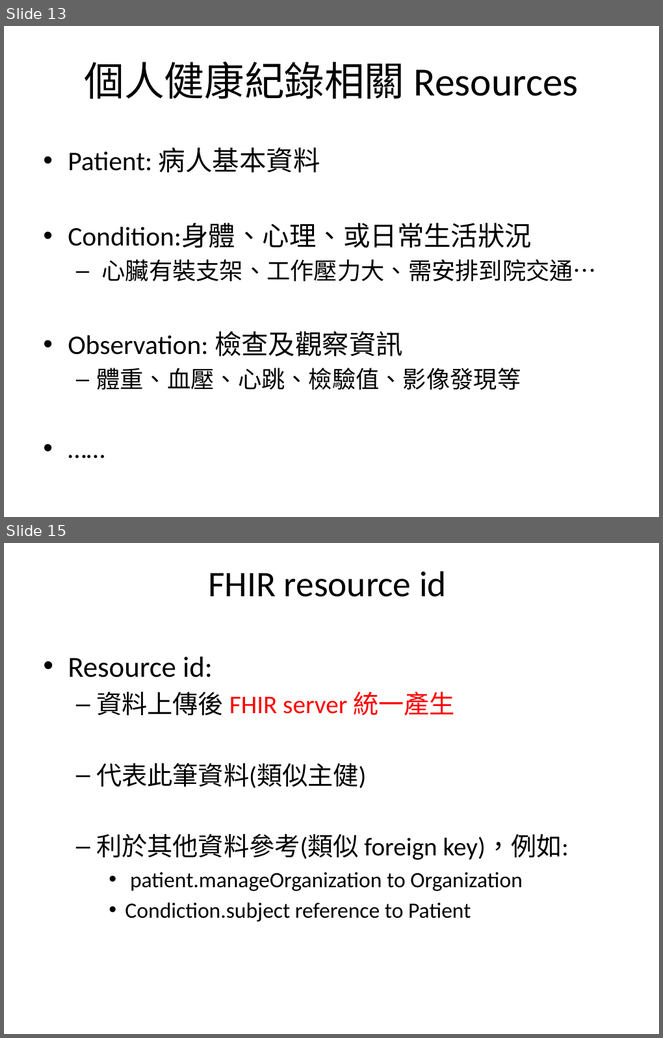
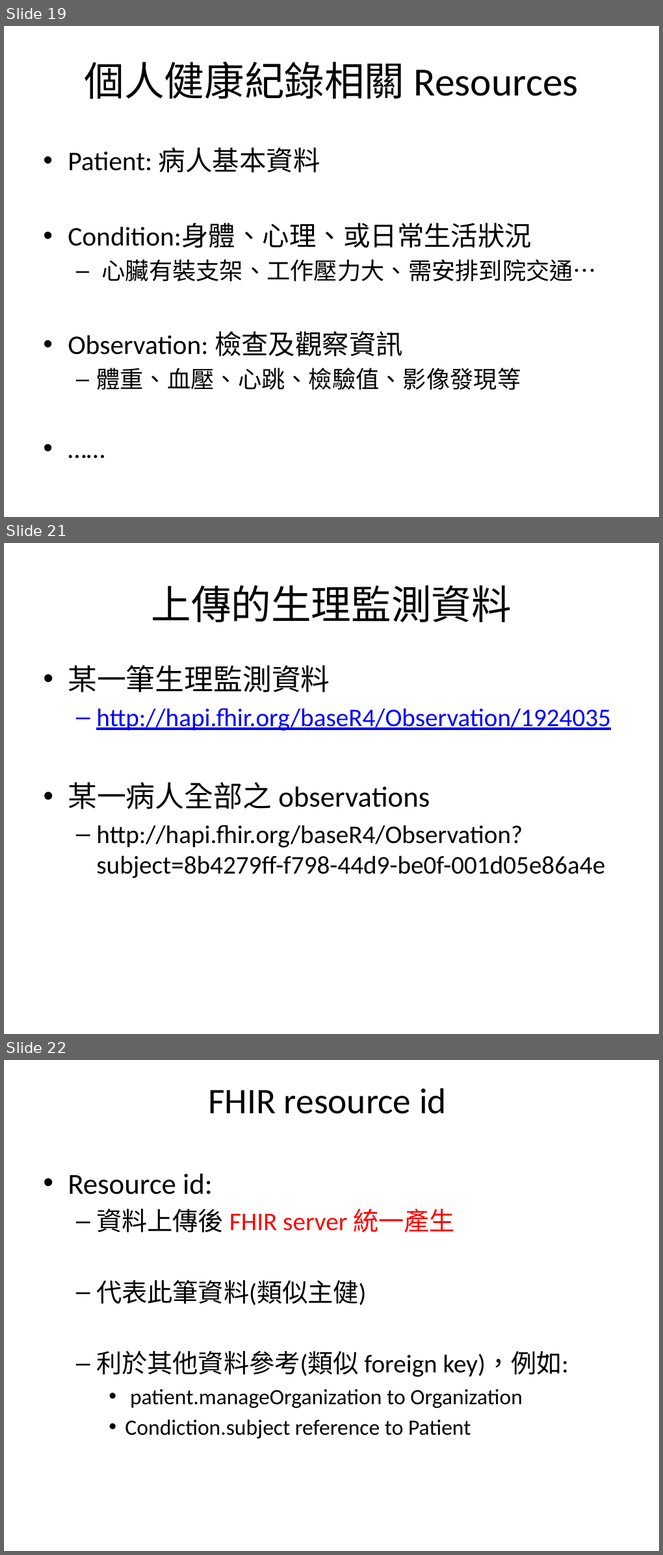
Before and after one commit to mos2718/FHIRspec, a slide deck: Spec/FHIR-Encounter-First-Time.pptx. Shown one above the other, each under a label of ours: slides 13 and 15 before the commit, slides 19, 21 and 22 after it; the slides between them are not shown. The pictures are 663x1038 and 663x1555 pixels, drawn with LibreOffice and Linux fonts; fonts in the diff are those of the drawing. Boxes give left, top, right and bottom in pixels: in the first picture for what was removed or moved away, otherwise in the second. Text is boxed around its words. In the diff, an @@ line names an element or a change of style, - is before the commit and + after.

```diff
--- a/Spec/FHIR-Encounter-First-Time.pptx
+++ b/Spec/FHIR-Encounter-First-Time.pptx
@@ slide 21 added at [4, 543, 659, 1034], background #FFFFFF @@
@@ title added at [152, 585, 512, 622], 44 pt, text #000000 @@
+上傳的生理監測資料
@@ text added at [68, 665, 611, 878], 28 pt, text #000000 @@
+• 某一筆生理監測資料
+  – http://hapi.fhir.org/baseR4/Observation/1924035
+• 某一病人全部之 observations
+  – http://hapi.fhir.org/baseR4/Observation?subject=8b4279ff-f798-44d9-be0f-001d05e86a4e
@@ what was slide 13 is now slide 19 @@
@@ what was slide 15 is now slide 22 @@
```
Also in this commit, not shown: 5 slides changed, 7 other slides added, 1 slide removed.
